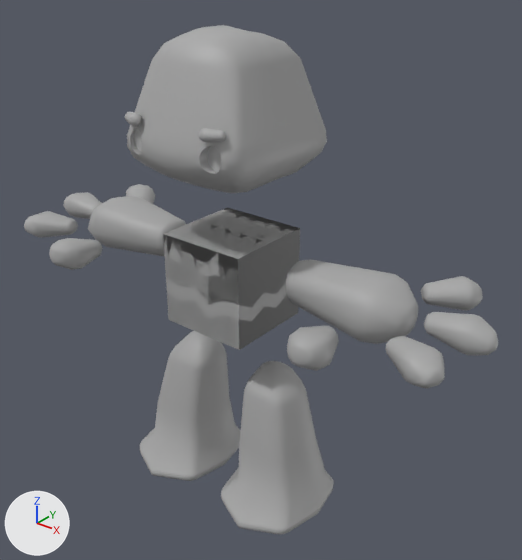
Two versions of the FBX model Assets/RawData/Golem_Rig_01/Golem.fbx, one commit apart.
One viewpoint serves both versions: a 50 mm camera at (4.57, -5.24, 3.3) aimed at (0.27, 0.14, -0.03). Arrows for +X, +Y and +Z are at lower left; the lights stay in place. Where no turn or scale is listed for an object, it has been applied to the vertices.
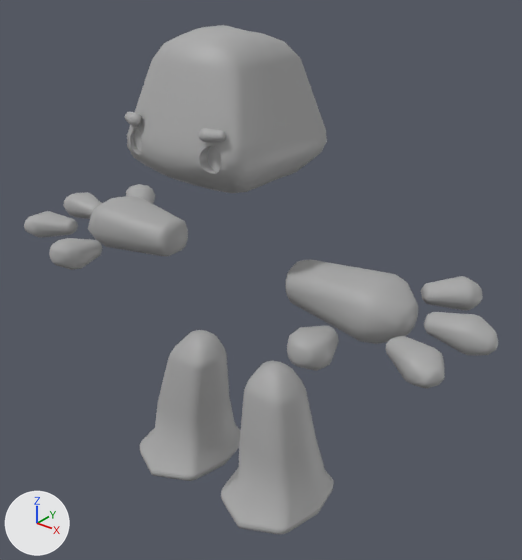
Changed parts and their boxes [x1, y1, x2, y2] in the pictures (522 x 560 px):
'polySurface2', deleted: before [163, 208, 300, 307]
'pCube18', deleted: before [163, 208, 300, 348]
'polySurface1', deleted: before [167, 292, 298, 350]

Patch to the scene script:
```diff
--- a/Assets/RawData/Golem_Rig_01/Golem.fbx.py
+++ b/Assets/RawData/Golem_Rig_01/Golem.fbx.py
@@ ob_polysurface2 @@
-ob_polysurface2 = bpy.data.objects.new('polySurface2', me_mesh_001)
-ob_polysurface2.location = (0.0, 0.0, 0.0)
@@ ob_polysurface1 @@
-ob_polysurface1 = bpy.data.objects.new('polySurface1', me_mesh)
-ob_polysurface1.location = (0.0, 0.0, 0.0)
@@ ob_pcube18 @@
-ob_pcube18 = bpy.data.objects.new('pCube18', me_mesh_019)
-ob_pcube18.location = (0.0, 0.0, 0.0)
```
